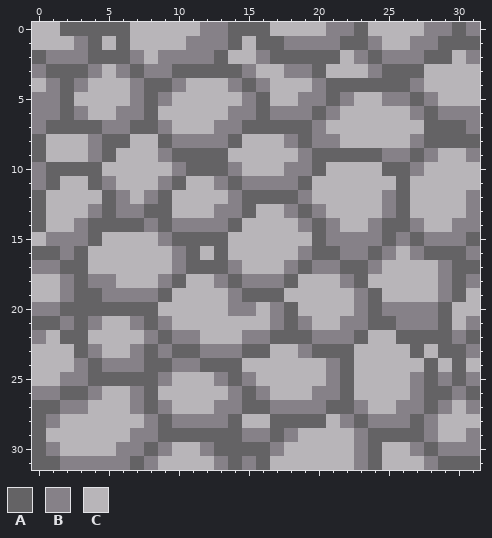
Pixel-art file, stored at Project Files/Art/Charachters/Shaded_Floor_Grid.aseprite. This is how it looked before the edit.
32x32 pixels, 1 frame.
Palette (. is transparent): A #646365  B #868188  C #b8b5b9
After the commit:
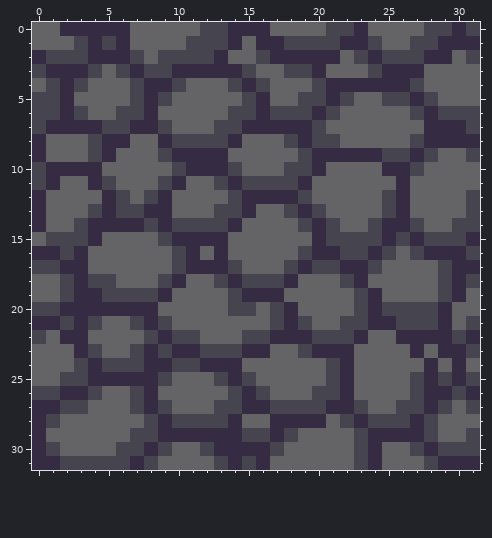
Change:
colour A: #646365 -> #352b42
colour B: #868188 -> #45444f
colour C: #b8b5b9 -> #646365
Changed rows in their new state; - is a pixel that keeps its letter.
Layer "Layer 1":
first column x 5:
 1 B
Pixel boxes of the changes (left, top, right, bottom) in both pictures:
changed: (32, 22, 480, 470)
